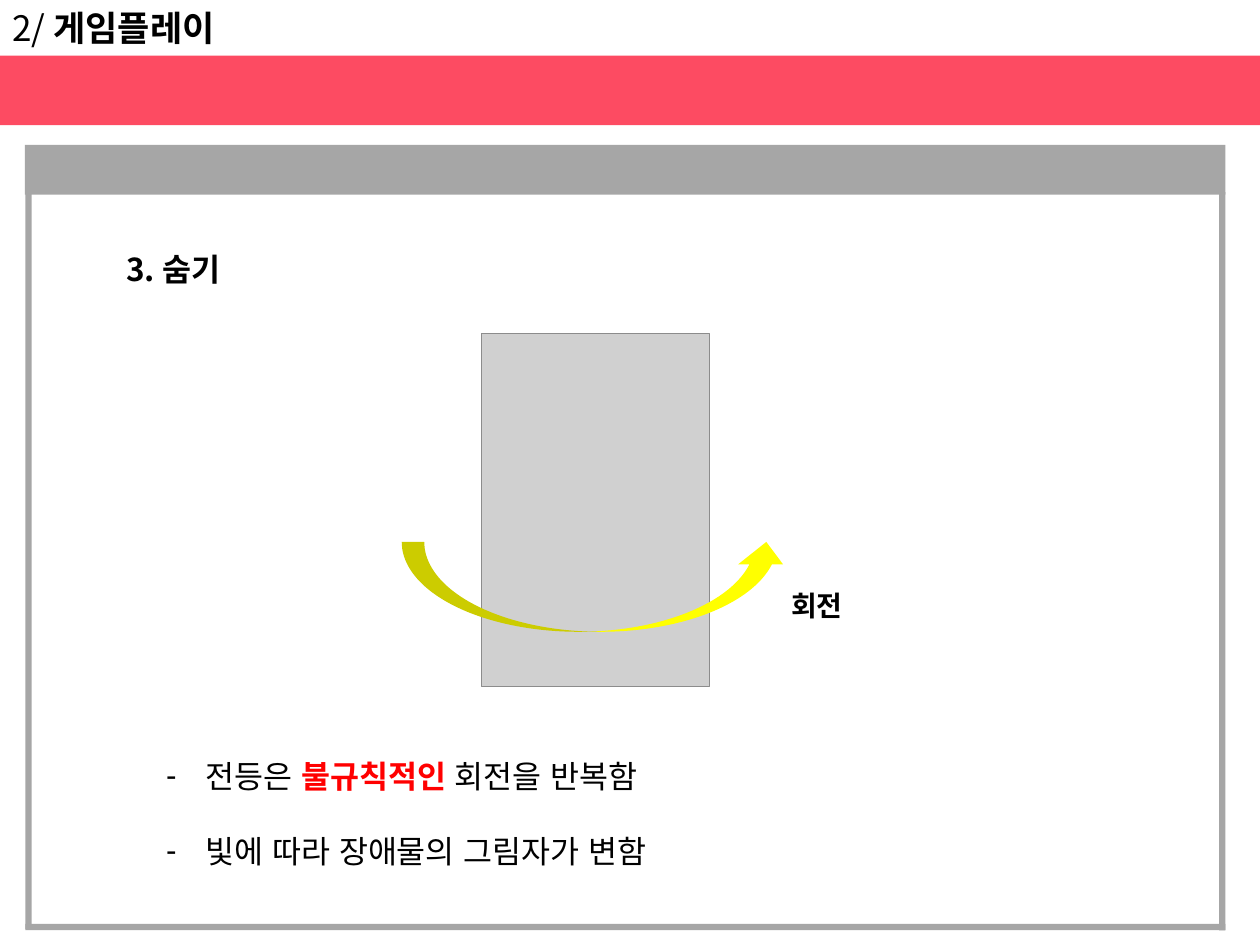
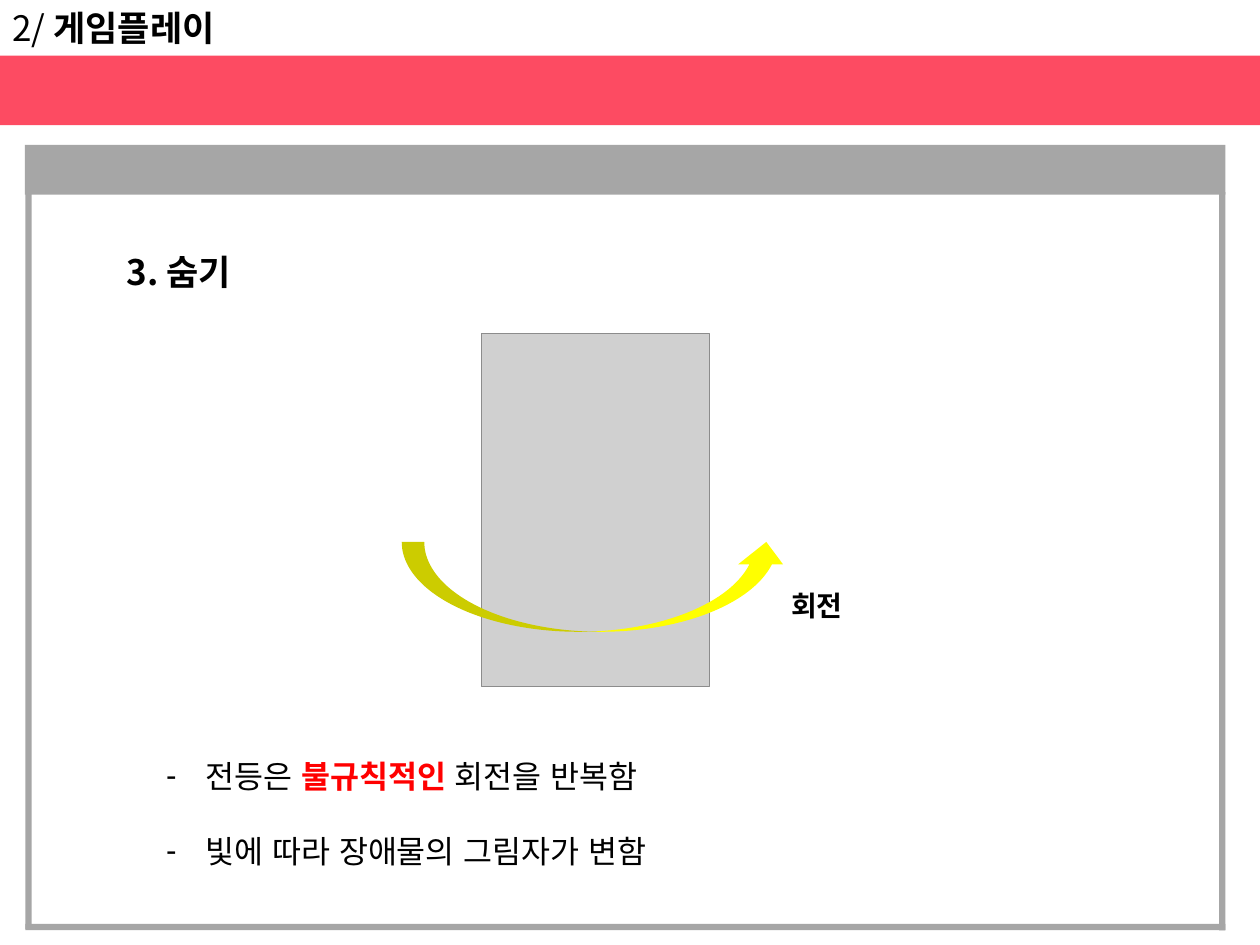
Before and after one commit to haeunjung/Team_Project, a slide deck: slide 12 of 기획문서/게임 제안서.pptx. Drawn at 1260x945 pixels with LibreOffice and Linux fonts; fonts in the diff are those of the drawing; grey boxes stand for pictures. Boxes give left, top, right and bottom in pixels: in the first picture for what was removed or moved away, otherwise in the second. Text is boxed around its words. In the diff, an @@ line names an element or a change of style, - is before the commit and + after.

```diff
--- a/기획문서/게임 제안서.pptx
+++ b/기획문서/게임 제안서.pptx
@@ text "3. 숨기" at [126, 255, 230, 288]: size 18 to 20 pt @@
```
Also in this commit, not shown: 9 other slides changed, 2 slides added.
